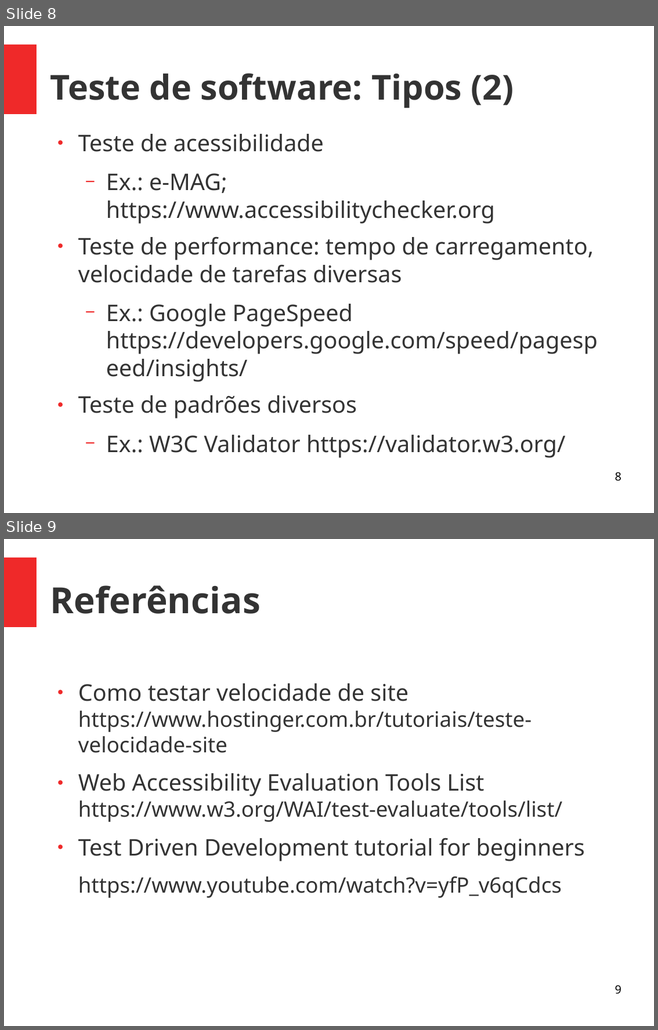
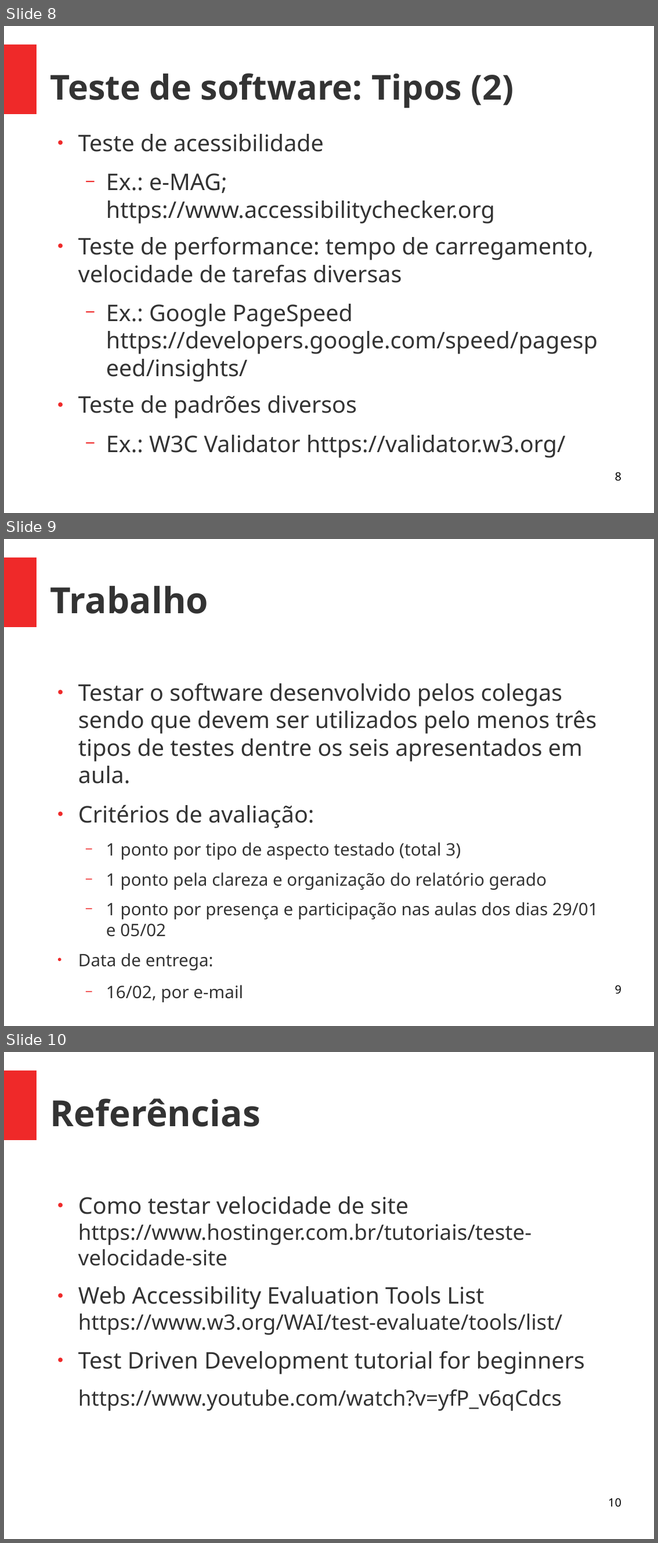
Before and after one commit to viniciusalveshax/aulas, a slide deck: analise-desenvolvimento/03-teste-de-software/analise-desenv-03-teste-de-software.odp. Shown one above the other, each under a label of ours: slides 8 and 9 before the commit, slides 8, 9 and 10 after it. The pictures are 658x1030 and 658x1543 pixels, drawn with LibreOffice and Linux fonts; fonts in the diff are those of the drawing. Boxes give left, top, right and bottom in pixels: in the first picture for what was removed or moved away, otherwise in the second. Text is boxed around its words. In the diff, an @@ line names an element or a change of style, - is before the commit and + after.

Commit message:
Atualizando conteúdo com descrição do trabalho

```diff
--- a/analise-desenvolvimento/03-teste-de-software/analise-desenv-03-teste-de-software.odp
+++ b/analise-desenvolvimento/03-teste-de-software/analise-desenv-03-teste-de-software.odp
@@ slide 9 added at (x1=4, y1=539, x2=654, y2=1026), background #FFFFFF; not listed: 1 template element that a slide beside it also shows @@
@@ title added at (x1=50, y1=586, x2=208, y2=614), 44 pt, text #333333, bold @@
+Trabalho
@@ text added at (x1=78, y1=683, x2=598, y2=971), 21 pt, text #333333 @@
+● Testar o software desenvolvido pelos colegas sendo que devem ser utilizados pelo menos três tipos de testes dentre os seis apresentados em aula.
+● Critérios de avaliação:
+  − 1 ponto por tipo de aspecto testado (total 3)
+  − 1 ponto pela clareza e organização do relatório gerado
+  − 1 ponto por presença e participação nas aulas dos dias 29/01 e 05/02
+● Data de entrega:
+  − 16/02, por e-mail
@@ page number added at (x1=615, y1=985, x2=621, y2=994), 14 pt, text #000000 @@
+9
@@ what was slide 9 is now slide 10 @@
@@ page number at (x1=608, y1=1498, x2=621, y2=1507): text changed @@
-9
+10
```
Also in this commit, not shown: 1 other file.
